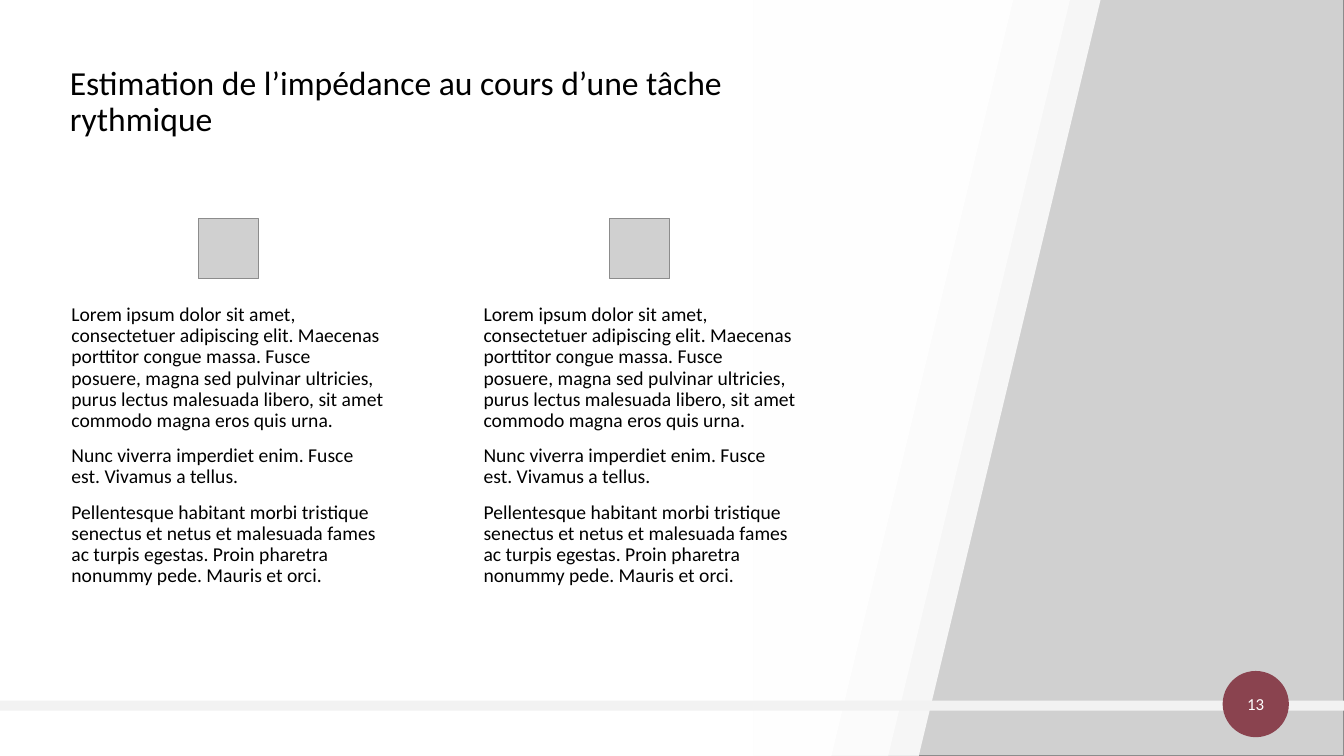
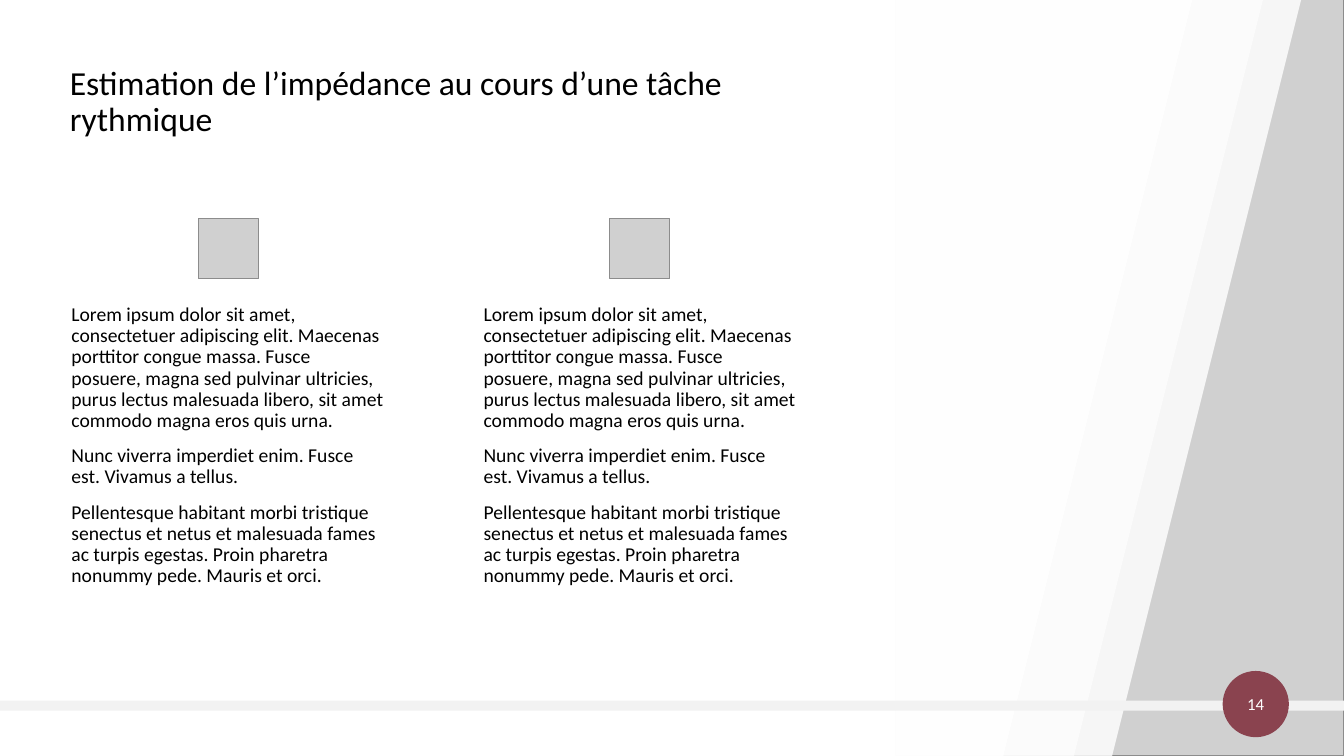
Before and after one commit to FortinoDiVinci/Thesis_report, a slide deck: slide 14 of Communication/FeDeV 2019/fedev_2019.pptx (slide 13 before the commit). Drawn at 1344x756 pixels with LibreOffice and Linux fonts; fonts in the diff are those of the drawing; grey boxes stand for pictures. Boxes give left, top, right and bottom in pixels: in the first picture for what was removed or moved away, otherwise in the second. Text is boxed around its words. In the diff, an @@ line names an element or a change of style, - is before the commit and + after.

```diff
--- a/Communication/FeDeV 2019/fedev_2019.pptx
+++ b/Communication/FeDeV 2019/fedev_2019.pptx
@@ parallelogram: place and size @@
-parallelogram at [286,0,1013,756]
+parallelogram at [286,0,1193,756]
@@ parallelogram: place and size @@
-parallelogram at [343,0,1070,756]
+parallelogram at [357,0,1263,756]
@@ parallelogram: place and size @@
-parallelogram at [373,0,1100,756]
+parallelogram at [395,0,1302,756]
@@ picture: place and size @@
-picture at [754,0,1344,756]
+picture at [896,0,1344,756]
@@ page number at [1247,699,1264,710]: text changed @@
-13
+14
```
Also in this commit, not shown: 3 other slides changed, 5 slides added, 4 slides removed, 6 other files.
